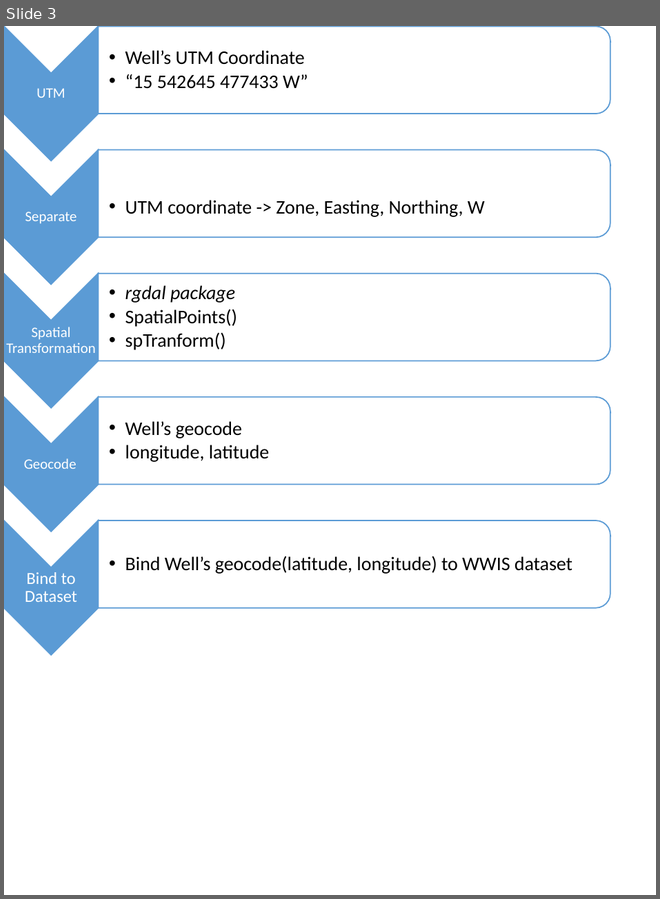
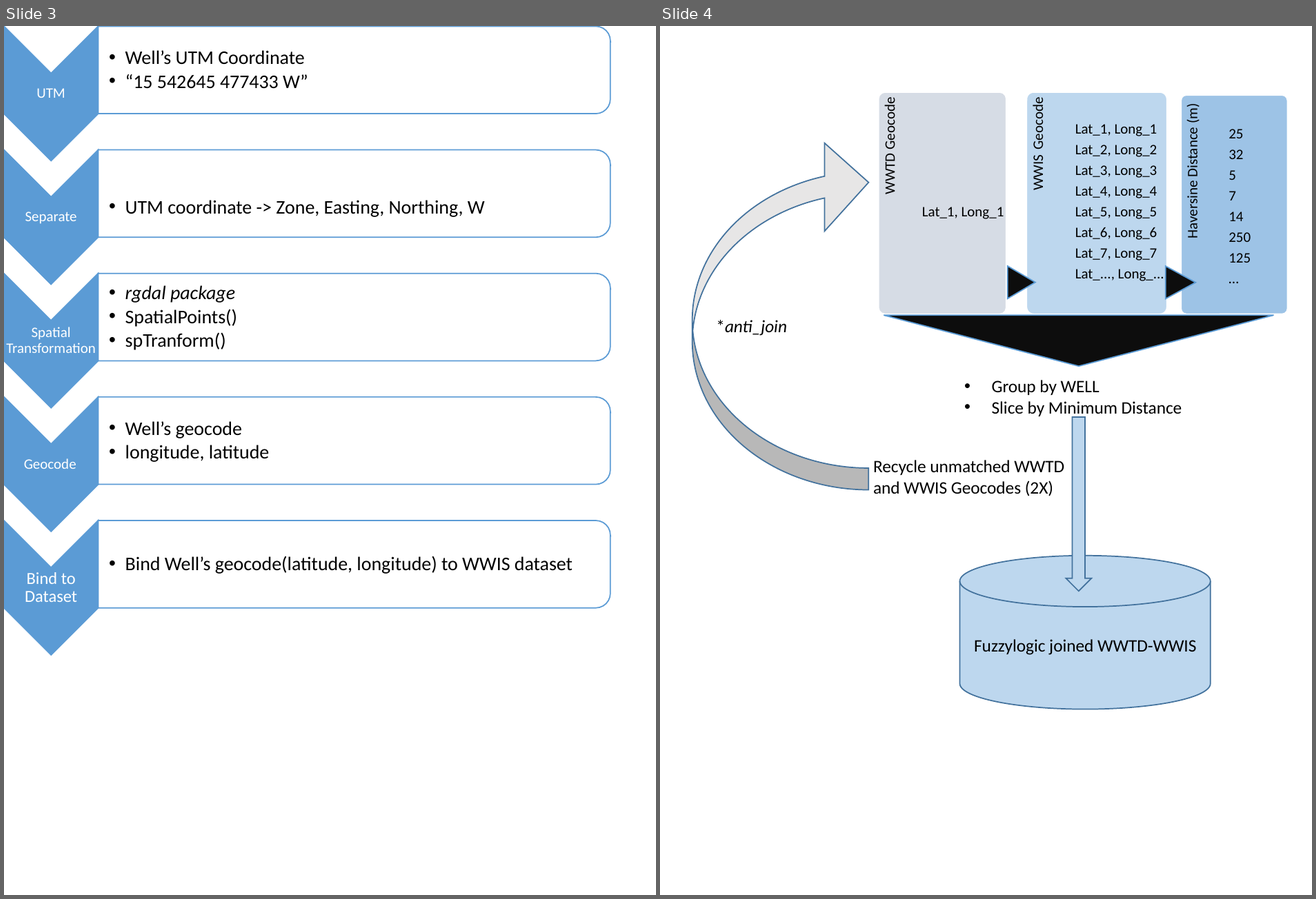
Before and after one commit to kevinmcdermott062/Fuzzylogic-geospatial-join-and-validation, a slide deck: Data Merge Flow Chart.pptx. Shown side by side, each under a label of ours: slide 3 before the commit, slides 3 and 4 after it. The pictures are 660x899 and 1316x899 pixels, drawn with LibreOffice and Linux fonts; fonts in the diff are those of the drawing. Boxes give left, top, right and bottom in pixels: in the first picture for what was removed or moved away, otherwise in the second. Text is boxed around its words. In the diff, an @@ line names an element or a change of style, - is before the commit and + after.

```diff
--- a/Data Merge Flow Chart.pptx
+++ b/Data Merge Flow Chart.pptx
@@ slide 4 added at (x1=660, y1=26, x2=1312, y2=895), background #FFFFFF @@
@@ curved left arrow added at (x1=692, y1=138, x2=868, y2=490), fill #E7E6E6, outline #43739E 1 pt @@
@@ text added at (x1=716, y1=320, x2=787, y2=336), 14.5 pt, text #000000, italic @@
+*anti_join
@@ down arrow added at (x1=1066, y1=417, x2=1091, y2=591), fill #BDD7EE, outline #43739E 1 pt @@
@@ group added at (x1=873, y1=92, x2=1287, y2=709): 8 texts, 3 rounded rectangles, 3 flow chart extracts, 1 cylinder @@
+• Group by WELL
+• Slice by Minimum Distance
+WWTD Geocode
+Lat_1, Long_1
+WWIS Geocode
+Lat_1, Long_1
+Lat_2, Long_2
+Lat_3, Long_3
+Lat_4, Long_4
+Lat_5, Long_5
+Lat_6, Long_6
+Lat_7, Long_7
+Lat_..., Long_...
+Haversine Distance (m)
+25
+32
+5
+7
+14
+250
+125
+…
+Recycle unmatched WWTD and WWIS Geocodes (2X)
+Fuzzylogic joined WWTD-WWIS
```
Also in this commit, not shown: 1 slide changed, 1 other slide added.
